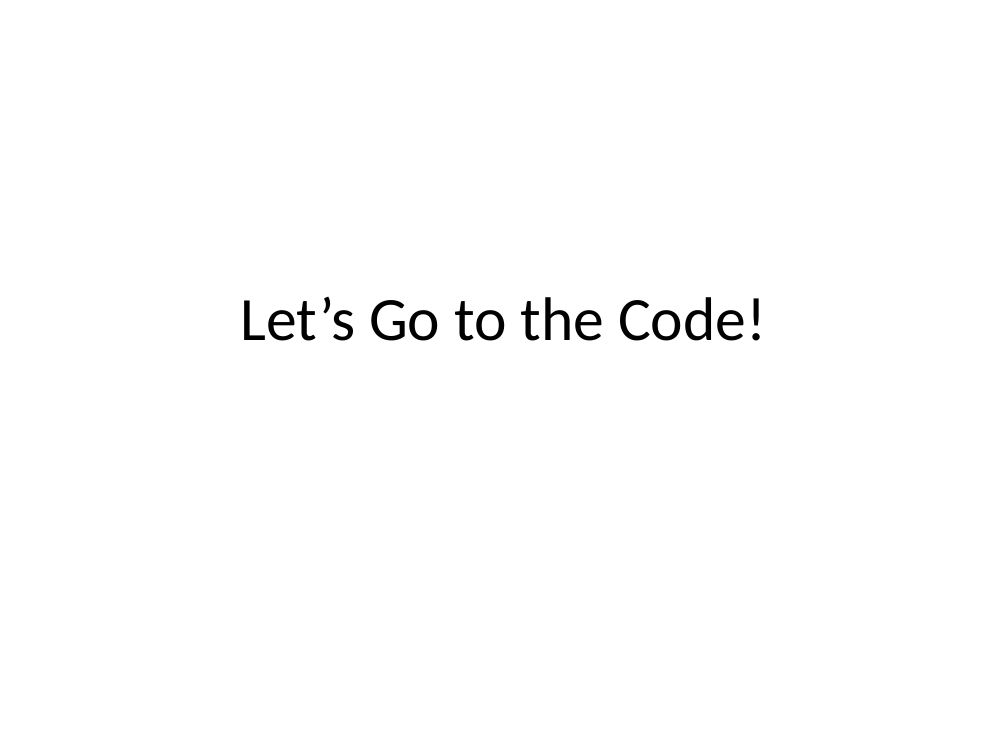
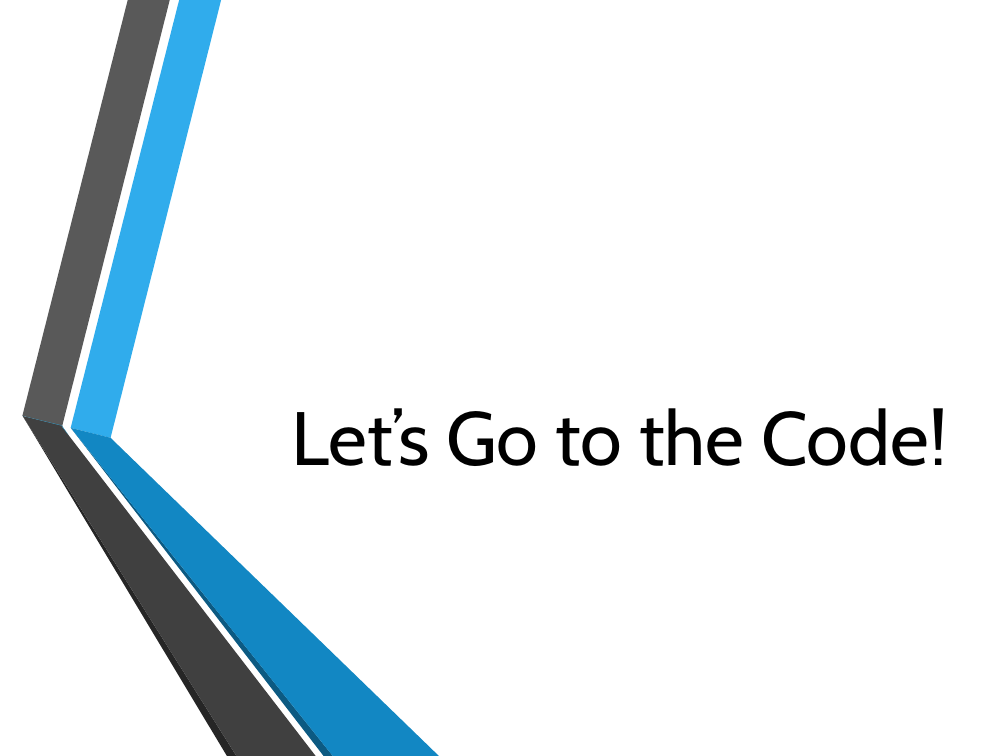
Before and after one commit to jerrelblankenship/Presentations, a slide deck: slide 6 of MamaSaidTestYourCode/AgileDotNet2013/Mama Said Test Your Code.pptx. Drawn at 1008x756 pixels with LibreOffice and Linux fonts; fonts in the diff are those of the drawing; background and template pictures are left out. Boxes give left, top, right and bottom in pixels: in the first picture for what was removed or moved away, otherwise in the second. Text is boxed around its words. In the diff, an @@ line names an element or a change of style, - is before the commit and + after.

```diff
--- a/MamaSaidTestYourCode/AgileDotNet2013/Mama Said Test Your Code.pptx
+++ b/MamaSaidTestYourCode/AgileDotNet2013/Mama Said Test Your Code.pptx
@@ title "Let’s Go to the Code!": place and size @@
-title "Let’s Go to the Code!" at <box>241,297,766,341</box>
+title "Let’s Go to the Code!" at <box>292,408,947,466</box>
@@ title "Let’s Go to the Code!" at <box>292,408,947,466</box>: size 44 to 54 pt, font Calibri to Cabin; alignment centre to right; vertical alignment middle to bottom @@
@@ group added at <box>22,0,438,756</box>: 6 freeform shapes @@
@@ freeform shape added at <box>22,415,62,425</box>, fill #29ABE2 @@
@@ freeform shape added at <box>61,426,69,435</box>, fill #29ABE2 @@
```
Also in this commit, not shown: 7 other slides changed, 1 slide added, 35 other files.
